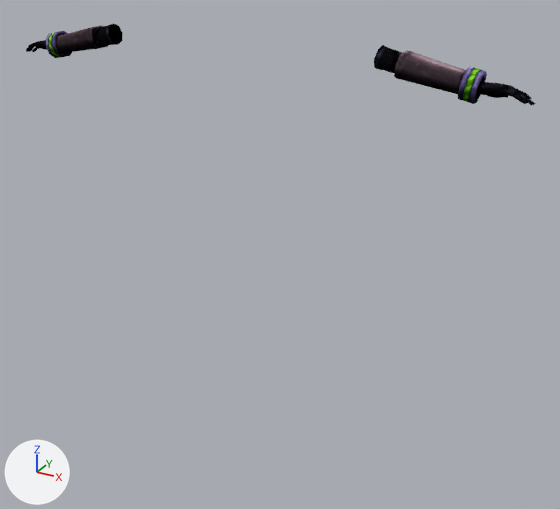
One commit to the Blender file models/KirinPlush1st.blend: the scene before it, then after it.
Both versions are drawn from a 50 mm camera at (1.012, -1.604, 1.548) aimed at (0.086, 0.079, 0.707). Every picture has the same lights, and +X, +Y and +Z are marked at lower left.

Names of what the first picture shows: 'Demolitionist'.
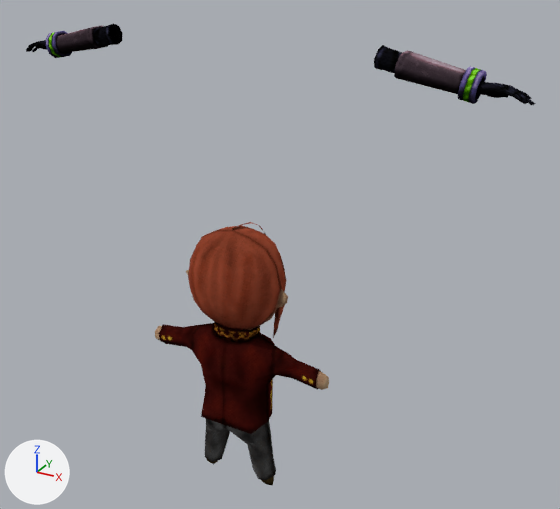
Changed parts and their boxes (x1, y1, x2, y2) in the pictures (560 x 509 px):
'Demolitionist', reshaped (458% taller): before (26, 23, 536, 105); after (26, 23, 536, 485)
part 1 of me_demolitionist, added (brown): after (186, 222, 288, 338)
part 2 of me_demolitionist, added (red): after (155, 323, 329, 485)
part 3 of me_demolitionist, added: after (214, 321, 260, 342)

The edits, one by one:
Picture 'KirinPlush' (img_kirinplush) is new.
Material '003_2SIDED_' (mat_003_2sided) is new.
Its texture is img_kirinplush.
Its roughness is 0.5.
Material '003_NORMAL_' (mat_003_normal) is new.
Its texture is img_kirinplush.
Its roughness is 0.5.
me_demolitionist is used by ob_demolitionist; location (0.0, 0.0, 0.0).
me_demolitionist had 416 vertices, 586 faces and spanned x -0.709..0.709, y -0.019..0.085, z 1.182..1.288.
me_demolitionist now has 770 vertices, 1238 faces and spans x -0.709..0.709, y -0.117..0.117, z 0.0..1.288.
me_demolitionist part 1: a new loose piece of 181 vertices spanning x -0.162..0.162, y -0.117..0.117, z 0.46..0.8.
me_demolitionist part 2: a new loose piece of 150 vertices spanning x -0.285..0.285, y -0.097..0.064, z 0.0..0.507.
me_demolitionist part 3: a new loose piece of 23 vertices spanning x -0.066..0.066, y -0.063..0.043, z 0.466..0.526, in mat_003_normal (picture img_kirinplush).
me_demolitionist now uses material mat_003_normal (picture img_kirinplush).
me_demolitionist now uses material mat_003_2sided (picture img_kirinplush).
